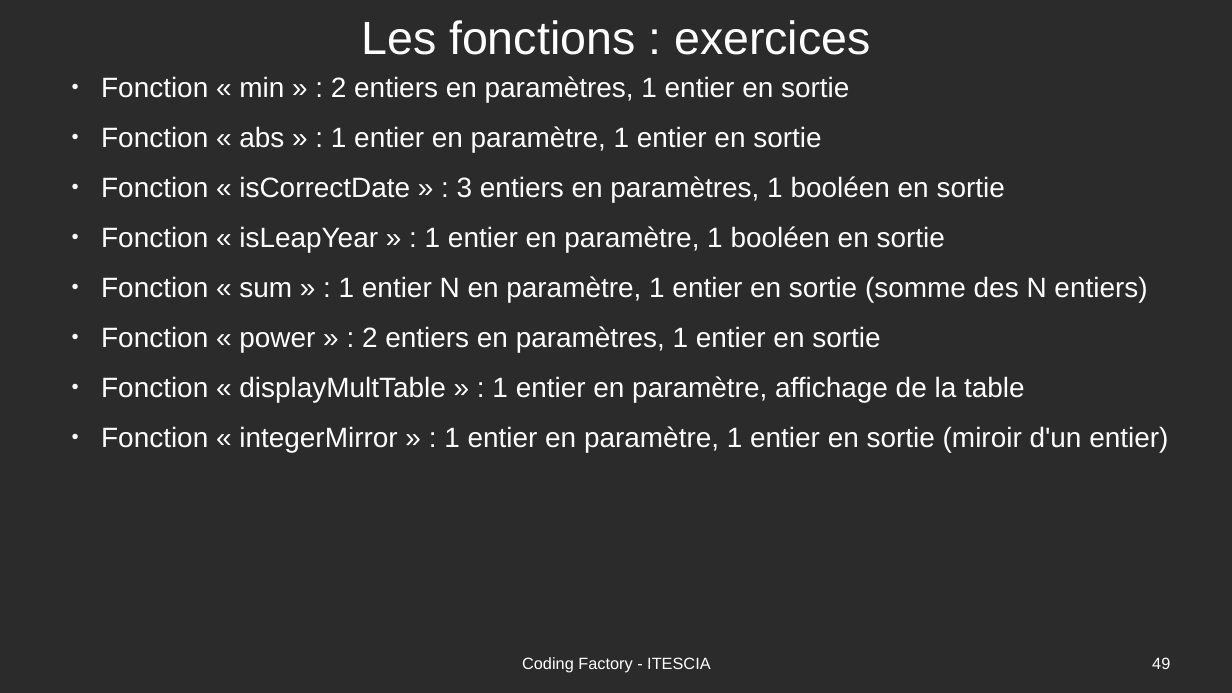
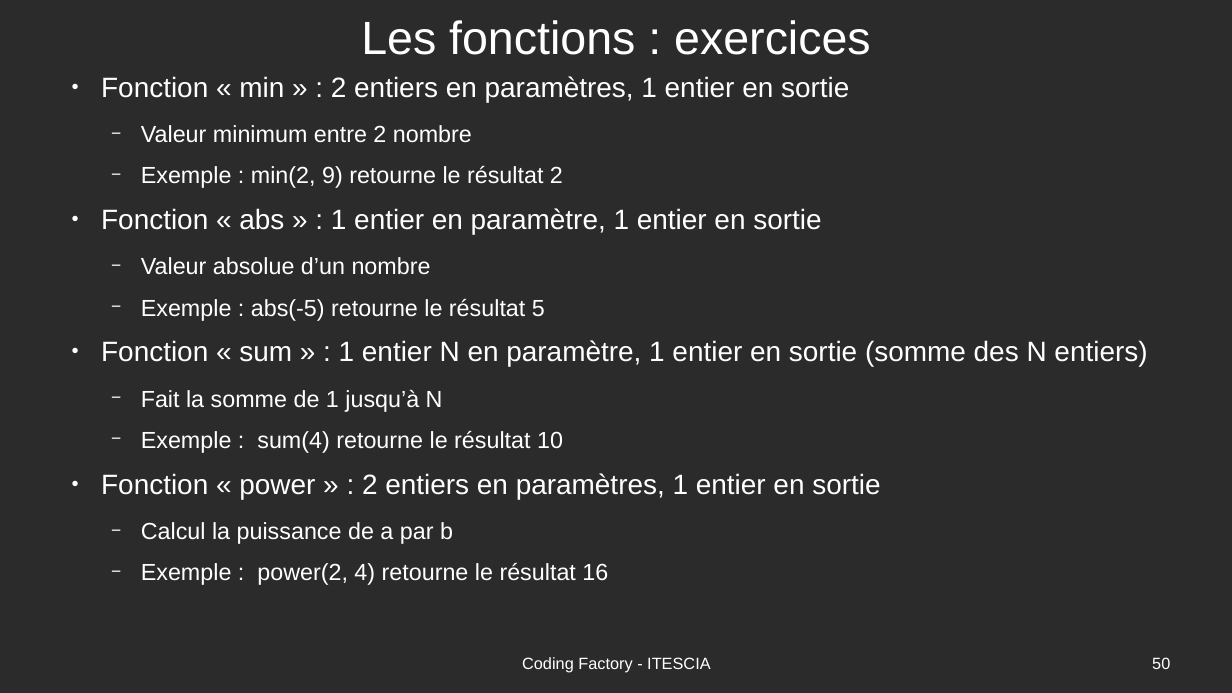
Before and after one commit to Romuald78/codingdojo_studentplugin, a slide deck: slide 50 of resources/doc/piscine_codingfactory-cours.odp (slide 49 before the commit). Drawn at 1232x693 pixels with LibreOffice and Linux fonts; fonts in the diff are those of the drawing; background and template pictures are left out; a plain dark background stands for a picture behind light text. Boxes give left, top, right and bottom in pixels: in the first picture for what was removed or moved away, otherwise in the second. Text is boxed around its words. In the diff, an @@ line names an element or a change of style, - is before the commit and + after.

Commit message:
Update cours exercices

```diff
--- a/resources/doc/piscine_codingfactory-cours.odp
+++ b/resources/doc/piscine_codingfactory-cours.odp
@@ text at (141,125,563,188): paragraphs added @@
+  − Valeur minimum entre 2 nombre
+  − Exemple : min(2, 9) retourne le résultat 2
@@ text at (141,257,545,321): text changed; size 24 to 20 pt @@
-● Fonction « isCorrectDate » : 3 entiers en paramètres, 1 booléen en sortie
-● Fonction « isLeapYear » : 1 entier en paramètre, 1 booléen en sortie
+  − Valeur absolue d’un nombre
+  − Exemple : abs(-5) retourne le résultat 5
@@ text at (141,390,563,453): paragraphs added @@
+  − Fait la somme de 1 jusqu’à N
+  − Exemple : sum(4) retourne le résultat 10
@@ text at (141,522,608,585): text changed; size 24 to 20 pt @@
-● Fonction « displayMultTable » : 1 entier en paramètre, affichage de la table
-● Fonction « integerMirror » : 1 entier en paramètre, 1 entier en sortie (miroir d'un entier)
+  − Calcul la puissance de a par b
+  − Exemple : power(2, 4) retourne le résultat 16
@@ page number at (1152,657,1170,669): text changed @@
-49
+50
```
Also in this commit, not shown: 6 other slides changed, 4 slides added, 1 slide removed, 3 other files.
